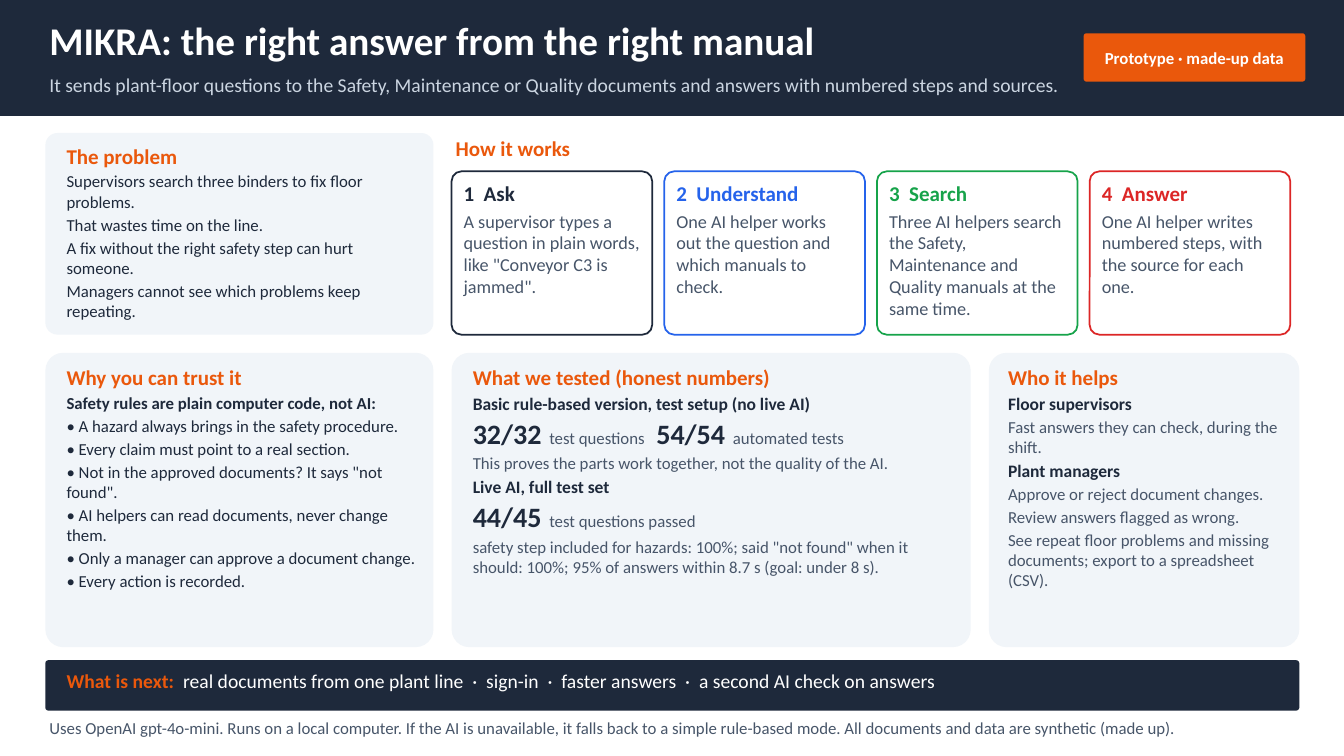
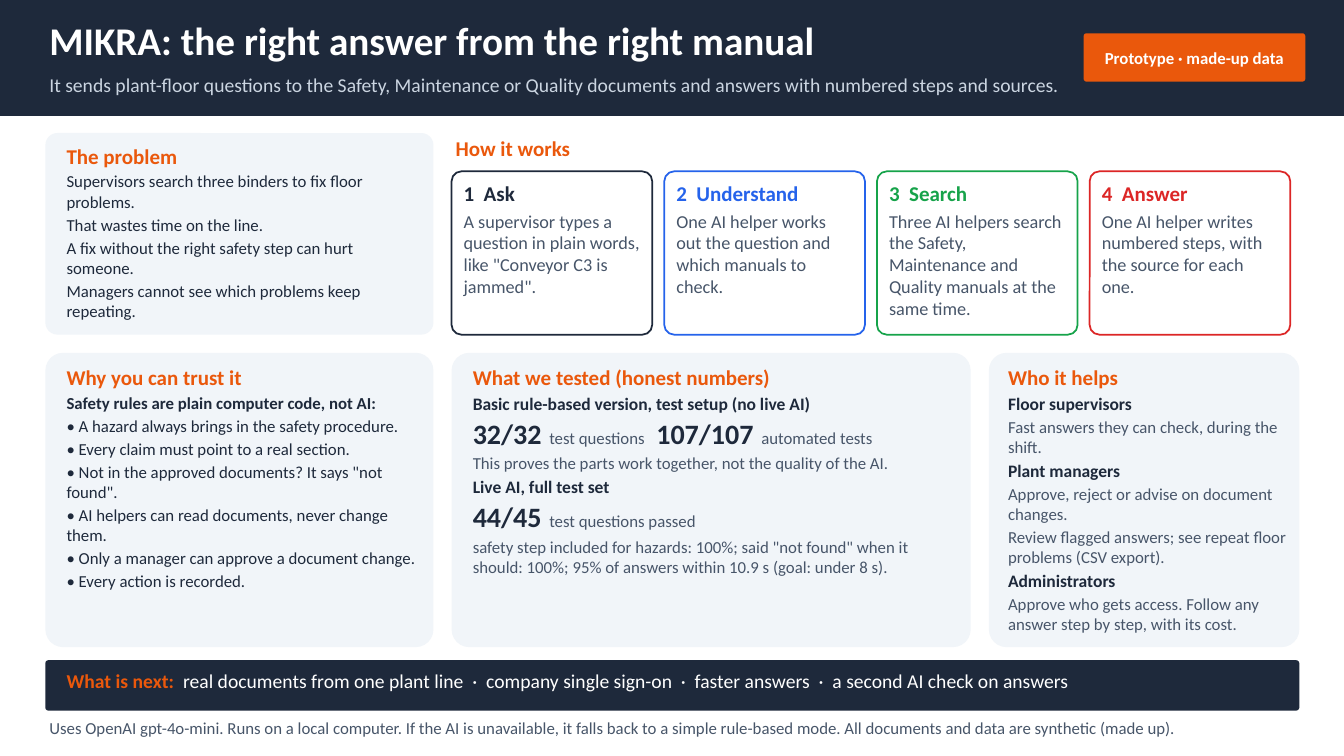
Before and after one commit to hemach-git/MIKRA, a slide deck: slide 1 of docs/one_pager_deck.pptx. Drawn at 1344x756 pixels with LibreOffice and Linux fonts; fonts in the diff are those of the drawing. Boxes give left, top, right and bottom in pixels: in the first picture for what was removed or moved away, otherwise in the second. Text is boxed around its words. In the diff, an @@ line names an element or a change of style, - is before the commit and + after.

```diff
--- a/docs/one_pager_deck.pptx
+++ b/docs/one_pager_deck.pptx
@@ text at (473, 424, 872, 447): text changed @@
-32/32 test questions 54/54 automated tests
+32/32 test questions 107/107 automated tests
@@ text at (1008, 488, 1286, 633): text changed @@
-Approve or reject document changes.
-Review answers flagged as wrong.
-See repeat floor problems and missing documents; export to a spreadsheet (CSV).
+Approve, reject or advise on document changes.
+Review flagged answers; see repeat floor problems (CSV export).
+Administrators
+Approve who gets access. Follow any answer step by step, with its cost.
@@ text at (473, 541, 908, 576): text changed @@
-safety step included for hazards: 100%; said "not found" when it should: 100%; 95% of answers within 8.7 s (goal: under 8 s).
+safety step included for hazards: 100%; said "not found" when it should: 100%; 95% of answers within 10.9 s (goal: under 8 s).
@@ text at (67, 674, 1068, 692): text changed @@
-What is next: real documents from one plant line · sign-in · faster answers · a second AI check on answers
+What is next: real documents from one plant line · company single sign-on · faster answers · a second AI check on answers
```
Also in this commit, not shown: 40 other files.
